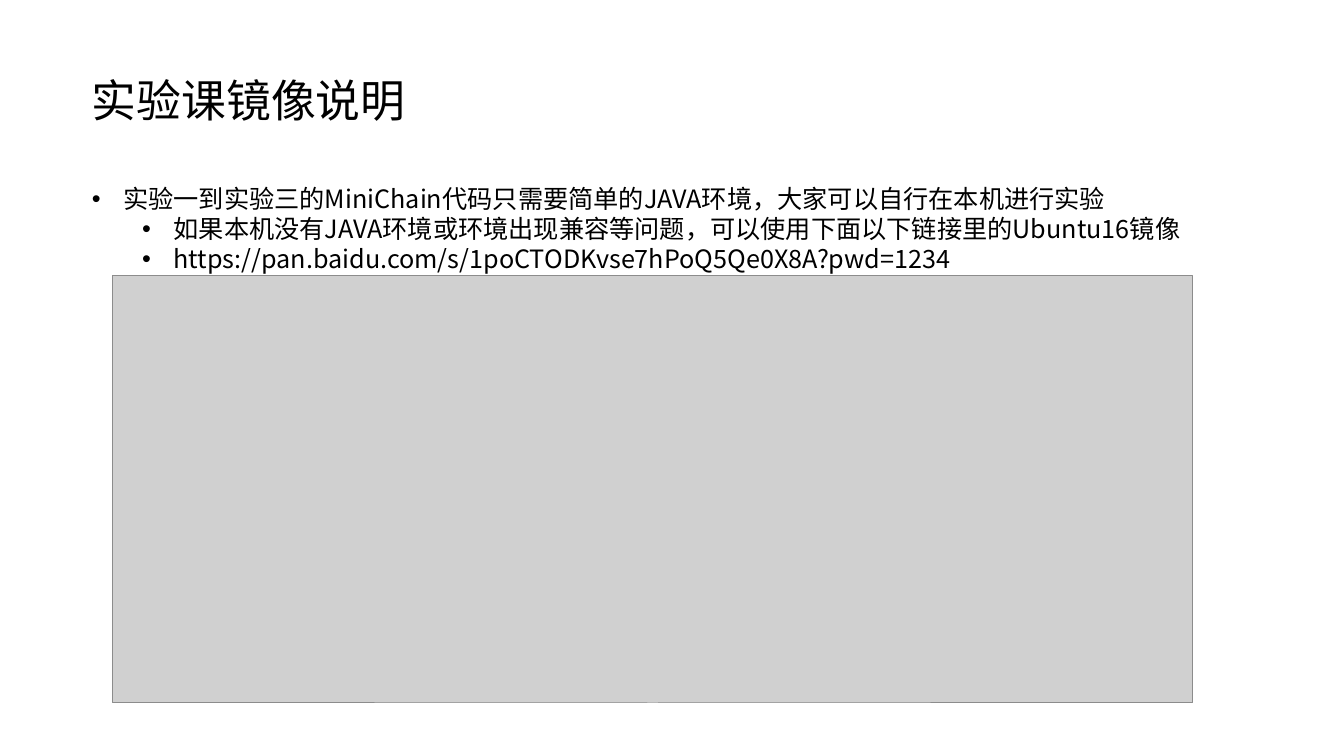
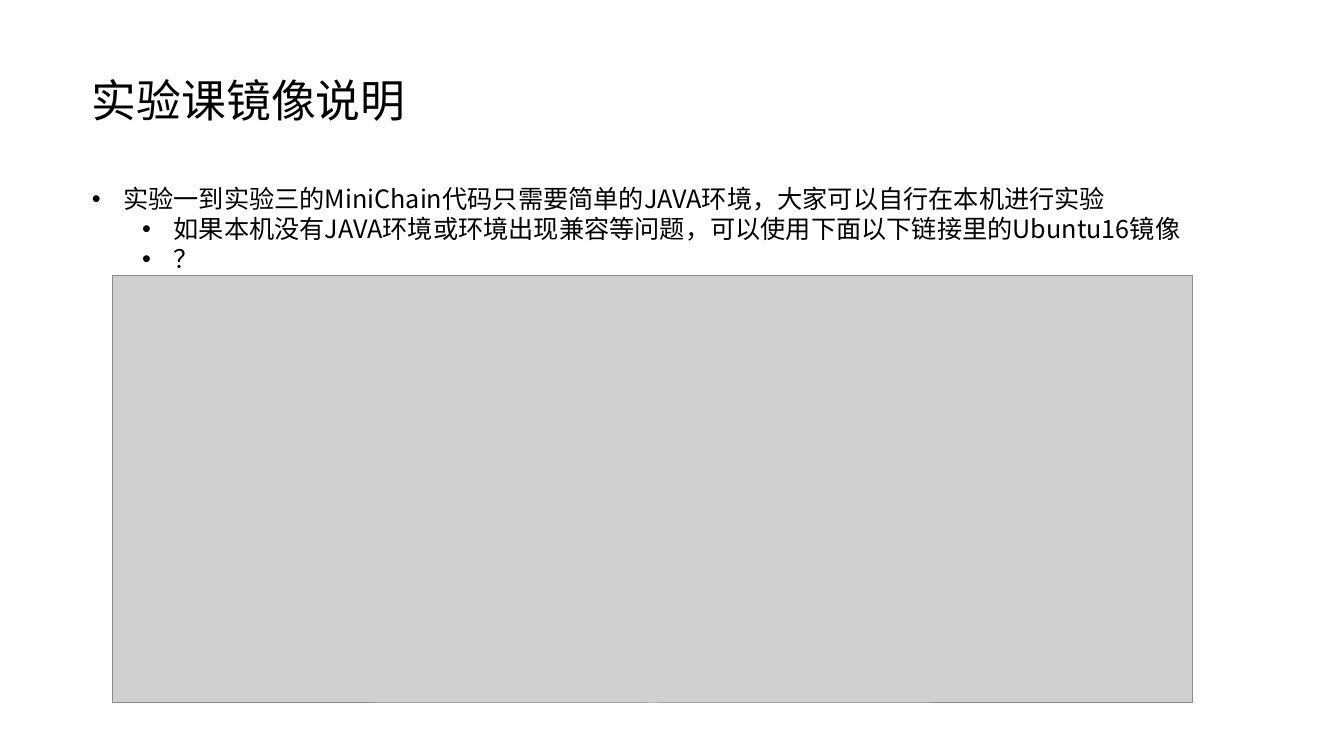
Before and after one commit to WeiLeGeZhi/Blockchain-and-Sharing-Database, a slide deck: slide 5 of lab 01 02 03/Vmware虚拟机及ovf .pptx. Drawn at 1344x756 pixels with LibreOffice and Linux fonts; fonts in the diff are those of the drawing; grey boxes stand for pictures. Boxes give left, top, right and bottom in pixels: in the first picture for what was removed or moved away, otherwise in the second. Text is boxed around its words. In the diff, an @@ line names an element or a change of style, - is before the commit and + after.

```diff
--- a/lab 01 02 03/Vmware虚拟机及ovf .pptx
+++ b/lab 01 02 03/Vmware虚拟机及ovf .pptx
@@ text at <box>174,248,950,274</box>: text changed @@
-  • https://pan.baidu.com/s/1poCTODKvse7hPoQ5Qe0X8A?pwd=1234
+  • ？
```
Also in this commit, not shown: 2 other slides changed.
